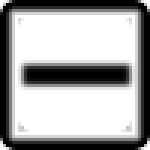
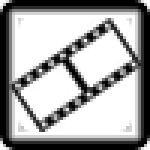
The second 150 x 150 image is a revision of the first. Changes to its layers:
added layer "Clipboard#7" above "New Layer#3" over [9, 18, 141, 132]
hid "New Layer#3" over [15, 57, 138, 93]
